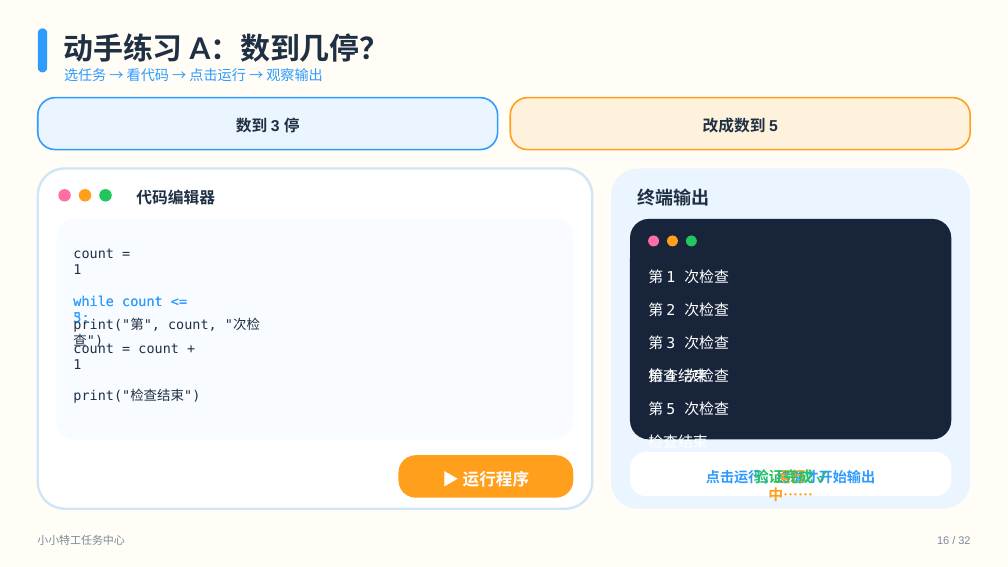
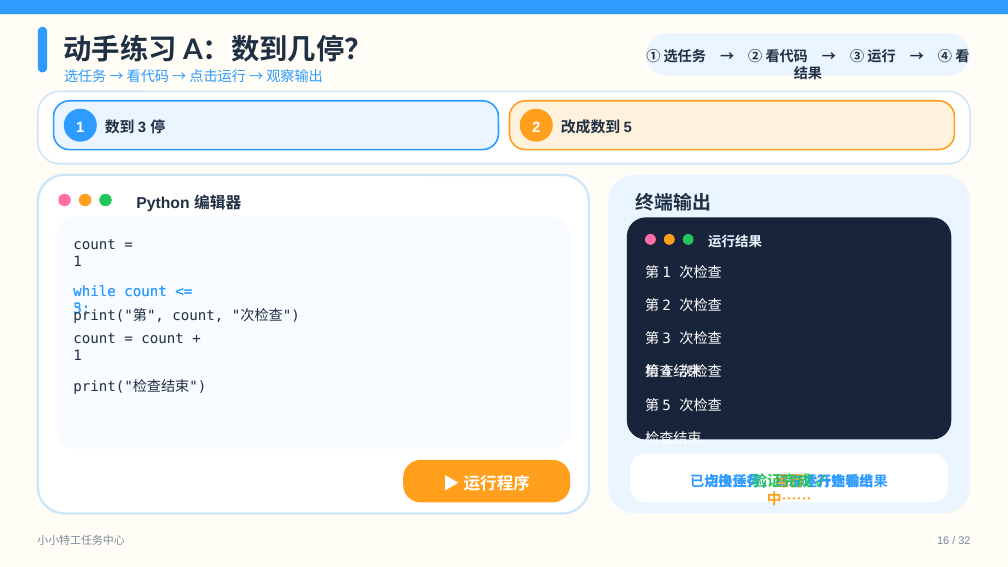
Before and after one commit to 9Kun/ppt-master, a slide deck: slide 16 of projects/第12课_特工身份确认_阳光积木乐园_ppt169_20260906/exports/第12课_特工身份确认_阳光积木乐园.pptx. Drawn at 1008x567 pixels with LibreOffice and Linux fonts; fonts in the diff are those of the drawing. Boxes give left, top, right and bottom in pixels: in the first picture for what was removed or moved away, otherwise in the second. Text is boxed around its words. In the diff, an @@ line names an element or a change of style, - is before the commit and + after.

```diff
--- a/projects/第12课_特工身份确认_阳光积木乐园_ppt169_20260906/exports/第12课_特工身份确认_阳光积木乐园.pptx
+++ b/projects/第12课_特工身份确认_阳光积木乐园_ppt169_20260906/exports/第12课_特工身份确认_阳光积木乐园.pptx
@@ rectangle added at (x1=0, y1=0, x2=1008, y2=14), fill #2E9BFF @@
@@ text "动手练习 A：数到几停？" at (x1=63, y1=34, x2=373, y2=62): size 28.5 to 27 pt @@
@@ rounded rectangle added at (x1=646, y1=33, x2=970, y2=76), fill #EAF5FF @@
@@ text added at (x1=646, y1=48, x2=969, y2=84), 13.5 pt, text #203044, bold @@
+① 选任务 → ② 看代码 → ③ 运行 → ④ 看结果
@@ rounded rectangle added at (x1=38, y1=91, x2=970, y2=164), fill #FFFFFF, outline #CFE5F8 1.5 pt @@
@@ proportions changed in 5 elements at (x1=627, y1=218, x2=951, y2=440), (x1=57, y1=218, x2=570, y2=449), (x1=630, y1=454, x2=948, y2=503), (x1=510, y1=101, x2=955, y2=150), (x1=54, y1=101, x2=499, y2=150) @@
@@ rounded rectangle resized from (x1=38, y1=98, x2=498, y2=150) to (x1=54, y1=101, x2=499, y2=150) @@
@@ ellipse added at (x1=64, y1=109, x2=97, y2=142), fill #2E9BFF @@
@@ text "数到 3 停" moved from (x1=236, y1=117, x2=300, y2=133) to (x1=105, y1=119, x2=165, y2=134) @@
@@ text "数到 3 停" at (x1=105, y1=119, x2=165, y2=134): size 15 to 14.2 pt; alignment centre to left @@
@@ rounded rectangle resized from (x1=510, y1=98, x2=970, y2=150) to (x1=510, y1=101, x2=955, y2=150) @@
@@ ellipse added at (x1=520, y1=109, x2=554, y2=142), fill #FF9F1C @@
@@ text "改成数到 5" at (x1=561, y1=119, x2=632, y2=133): size 15 to 14.2 pt; alignment centre to left @@
@@ text "改成数到 5" moved from (x1=703, y1=117, x2=778, y2=132) to (x1=561, y1=119, x2=632, y2=133) @@
@@ text added at (x1=76, y1=121, x2=84, y2=132), 14.2 pt, text #FFFFFF, bold @@
+1
@@ text added at (x1=532, y1=121, x2=540, y2=132), 14.2 pt, text #FFFFFF, bold @@
+2
@@ 4 texts, 3 ellipses, 1 rounded rectangle moved together from (x1=38, y1=169, x2=875, y2=509) to (x1=38, y1=175, x2=873, y2=513) @@
@@ rounded rectangle moved from (x1=611, y1=169, x2=970, y2=509) to (x1=608, y1=175, x2=970, y2=513) @@
@@ text at (x1=136, y1=192, x2=241, y2=213): text changed @@
-代码编辑器
+Python 编辑器
@@ text "终端输出" at (x1=636, y1=193, x2=712, y2=211): size 17.2 to 18 pt @@
@@ rounded rectangle resized from (x1=57, y1=219, x2=573, y2=440) to (x1=57, y1=218, x2=570, y2=449) @@
@@ text "count = 1" moved from (x1=73, y1=248, x2=114, y2=274) to (x1=73, y1=239, x2=115, y2=266) @@
@@ text added at (x1=708, y1=234, x2=762, y2=247), 12.8 pt, text #EAF5FF, bold @@
+运行结果
@@ text "while count <= 3:" moved from (x1=73, y1=295, x2=163, y2=326) to (x1=73, y1=285, x2=167, y2=317) @@
@@ text "while count <= 5:" moved from (x1=73, y1=312, x2=89, y2=326) to (x1=73, y1=302, x2=90, y2=317) @@
@@ size 12.8 to 13.5 pt in 6 elements at (x1=73, y1=285, x2=167, y2=317), (x1=73, y1=302, x2=90, y2=317), (x1=73, y1=379, x2=206, y2=394), (x1=73, y1=239, x2=115, y2=266), (x1=73, y1=333, x2=184, y2=360), (x1=73, y1=308, x2=300, y2=323) @@
@@ text "print("第", count, "次检查")" moved from (x1=73, y1=318, x2=260, y2=349) to (x1=73, y1=308, x2=300, y2=323) @@
@@ text "count = count + 1" moved from (x1=73, y1=342, x2=179, y2=369) to (x1=73, y1=333, x2=184, y2=360) @@
@@ size 14.2 to 13.5 pt in 7 elements at (x1=645, y1=364, x2=701, y2=377), (x1=645, y1=429, x2=701, y2=444), (x1=645, y1=398, x2=721, y2=411), (x1=645, y1=265, x2=721, y2=278), (x1=645, y1=363, x2=721, y2=382), (x1=645, y1=298, x2=721, y2=311), (x1=645, y1=331, x2=721, y2=344) @@
@@ text "print("检查结束")" moved from (x1=73, y1=389, x2=200, y2=403) to (x1=73, y1=379, x2=206, y2=394) @@
@@ rounded rectangle resized from (x1=399, y1=455, x2=573, y2=498) to (x1=403, y1=460, x2=570, y2=502) @@
@@ rounded rectangle resized from (x1=630, y1=452, x2=951, y2=496) to (x1=630, y1=454, x2=948, y2=503) @@
@@ text added at (x1=690, y1=472, x2=887, y2=491), 13.5 pt, text #2E9BFF, bold @@
+已切换任务，点击运行查看结果
```
Also in this commit, not shown: 13 other slides changed, 56 other files.
